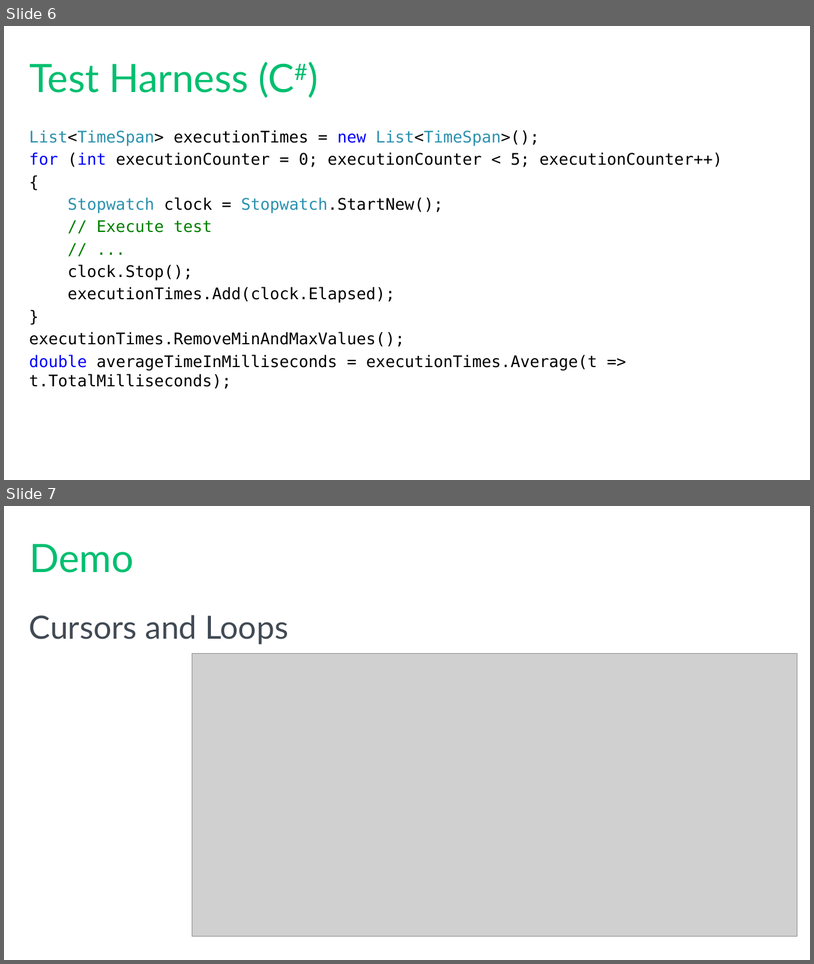
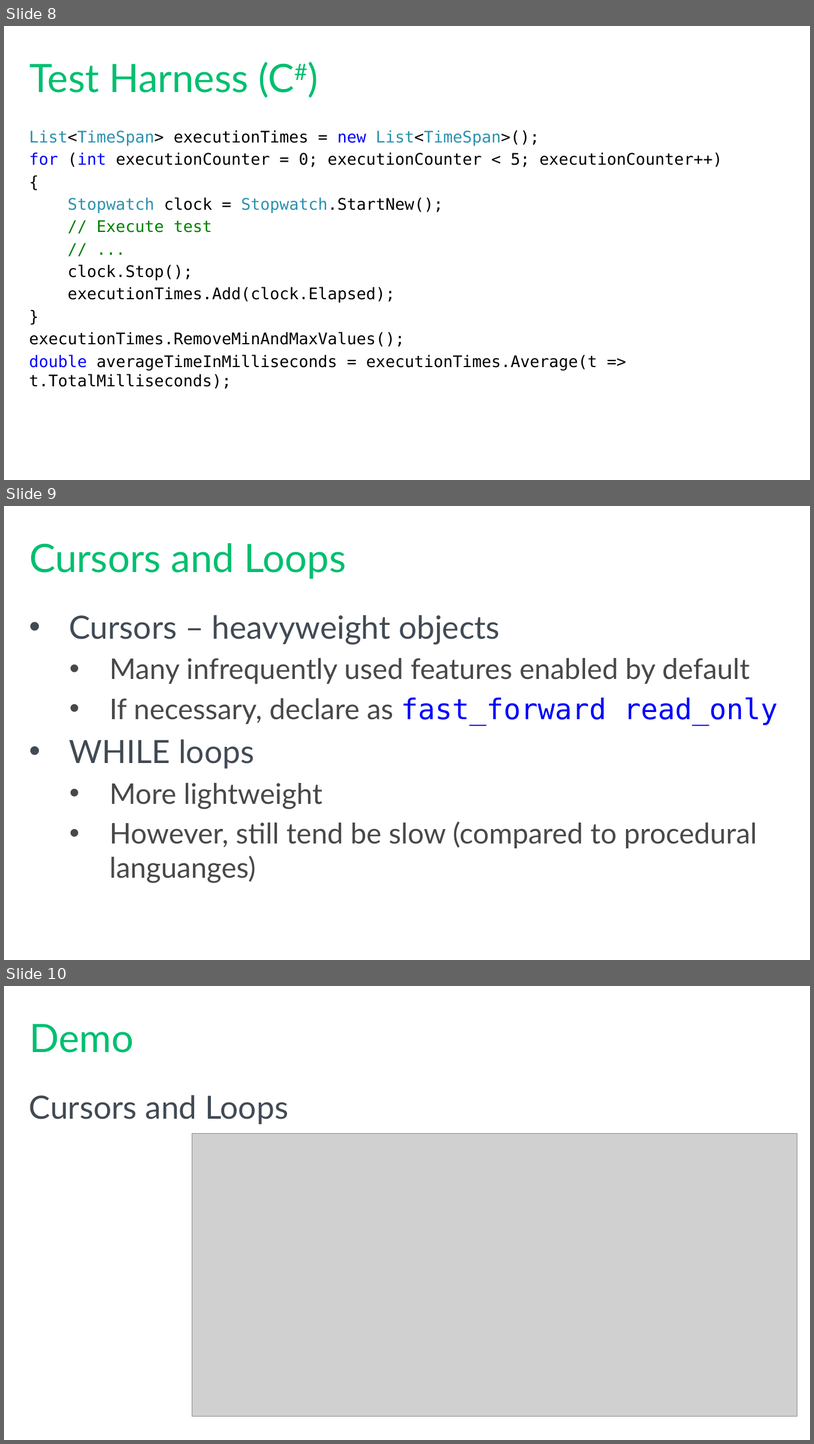
Before and after one commit to tf3604/SetMeUp, a slide deck: HowToThinkInSets.pptx. Shown one above the other, each under a label of ours: slides 6 and 7 before the commit, slides 8, 9 and 10 after it. The pictures are 814x964 and 814x1444 pixels, drawn with LibreOffice and Linux fonts; fonts in the diff are those of the drawing; grey boxes stand for pictures; background and template pictures are left out. Boxes give left, top, right and bottom in pixels: in the first picture for what was removed or moved away, otherwise in the second. Text is boxed around its words. In the diff, an @@ line names an element or a change of style, - is before the commit and + after.

```diff
--- a/HowToThinkInSets.pptx
+++ b/HowToThinkInSets.pptx
@@ slide 9 added at bbox=[4, 506, 810, 960], background #FFFFFF @@
@@ title added at bbox=[29, 543, 347, 579], 44 pt, text #00BF6F @@
+Cursors and Loops
@@ text added at bbox=[69, 615, 778, 883], 32 pt, text #474947 @@
+• Cursors – heavyweight objects
+  • Many infrequently used features enabled by default
+  • If necessary, declare as fast_forward read_only
+• WHILE loops
+  • More lightweight
+  • However, still tend be slow (compared to procedural languanges)
@@ what was slide 6 is now slide 8 @@
@@ what was slide 7 is now slide 10 @@
```
Also in this commit, not shown: 1 slide changed, 6 other slides added.
